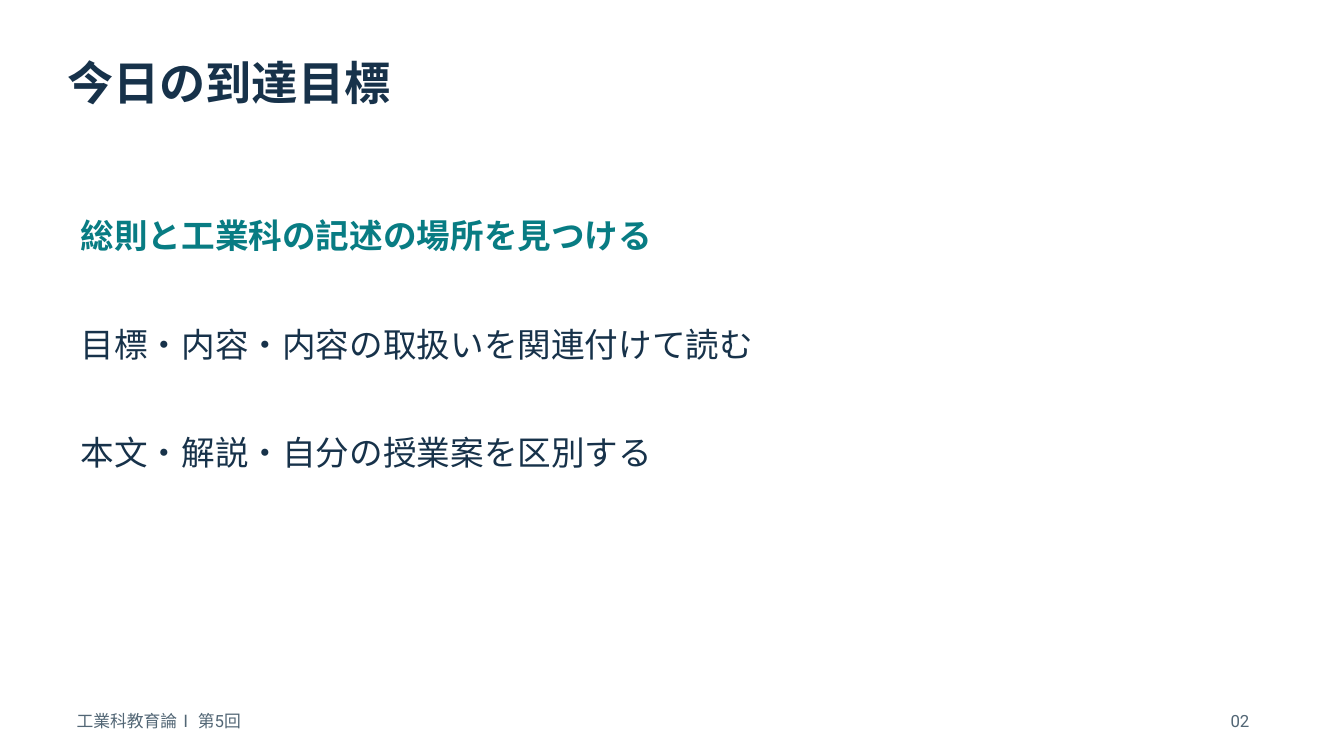
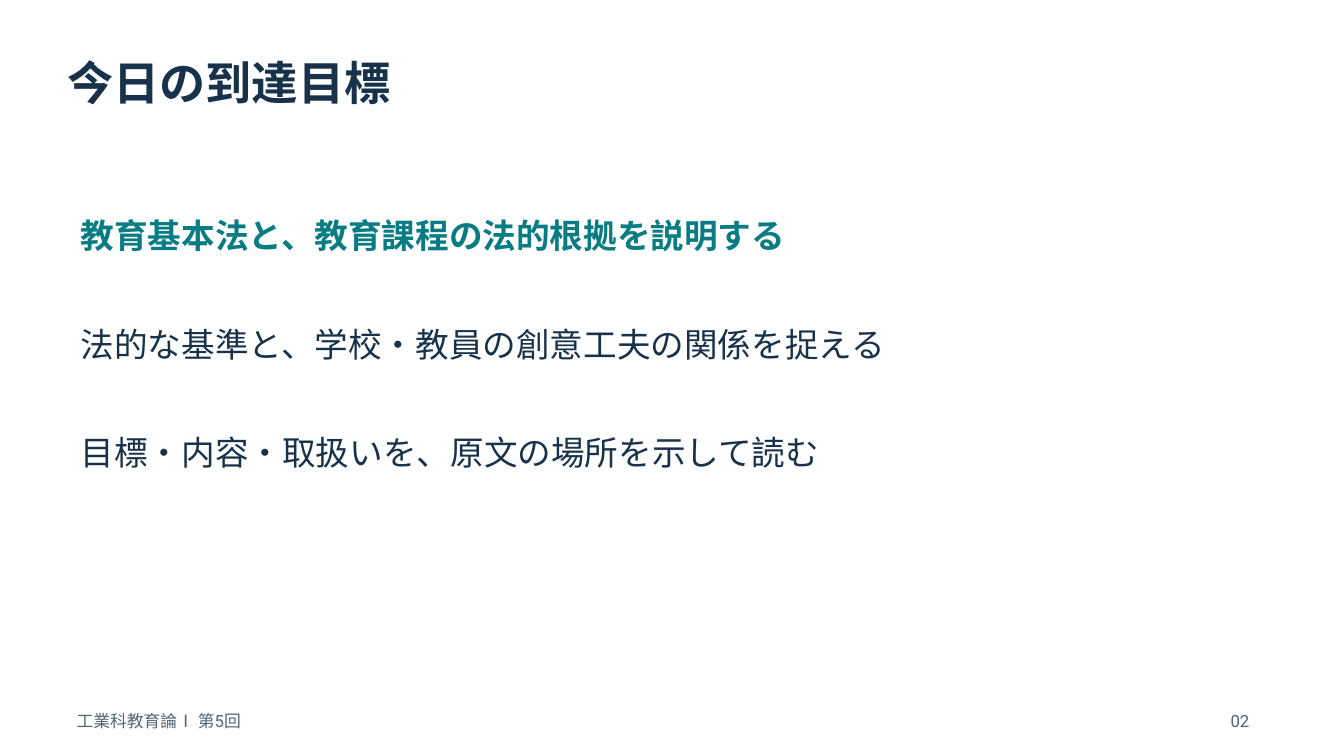
Before and after one commit to zooc-14calbp/industrial-education-i, a slide deck: slide 2 of lessons/05/slides.pptx. Drawn at 1344x756 pixels with LibreOffice and Linux fonts; fonts in the diff are those of the drawing. Boxes give left, top, right and bottom in pixels: in the first picture for what was removed or moved away, otherwise in the second. Text is boxed around its words. In the diff, an @@ line names an element or a change of style, - is before the commit and + after.

```diff
--- a/lessons/05/slides.pptx
+++ b/lessons/05/slides.pptx
@@ text at (81, 219, 785, 251): text changed @@
-総則と工業科の記述の場所を見つける
+教育基本法と、教育課程の法的根拠を説明する
@@ text at (81, 328, 885, 360): text changed @@
-目標・内容・内容の取扱いを関連付けて読む
+法的な基準と、学校・教員の創意工夫の関係を捉える
@@ text at (81, 436, 819, 468): text changed @@
-本文・解説・自分の授業案を区別する
+目標・内容・取扱いを、原文の場所を示して読む
```
Also in this commit, not shown: 30 other slides changed, 6 slides added, 6 other files.
